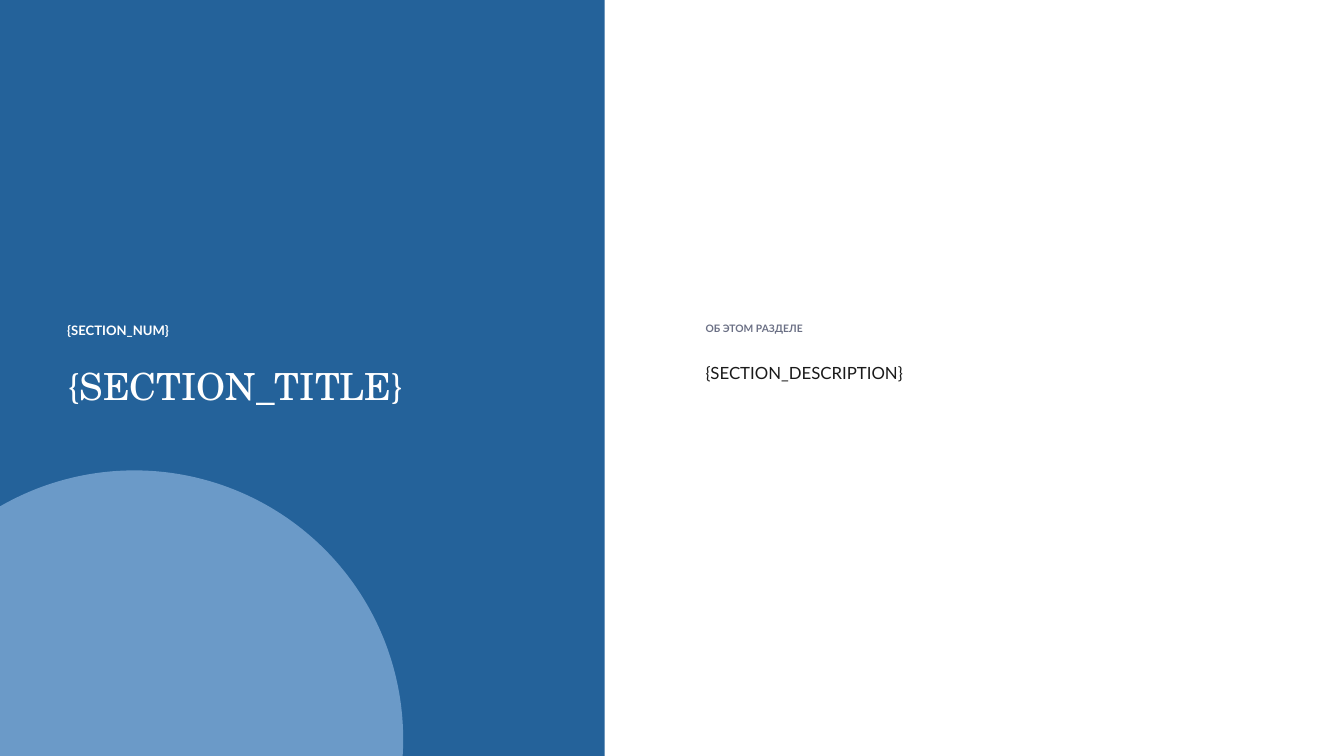
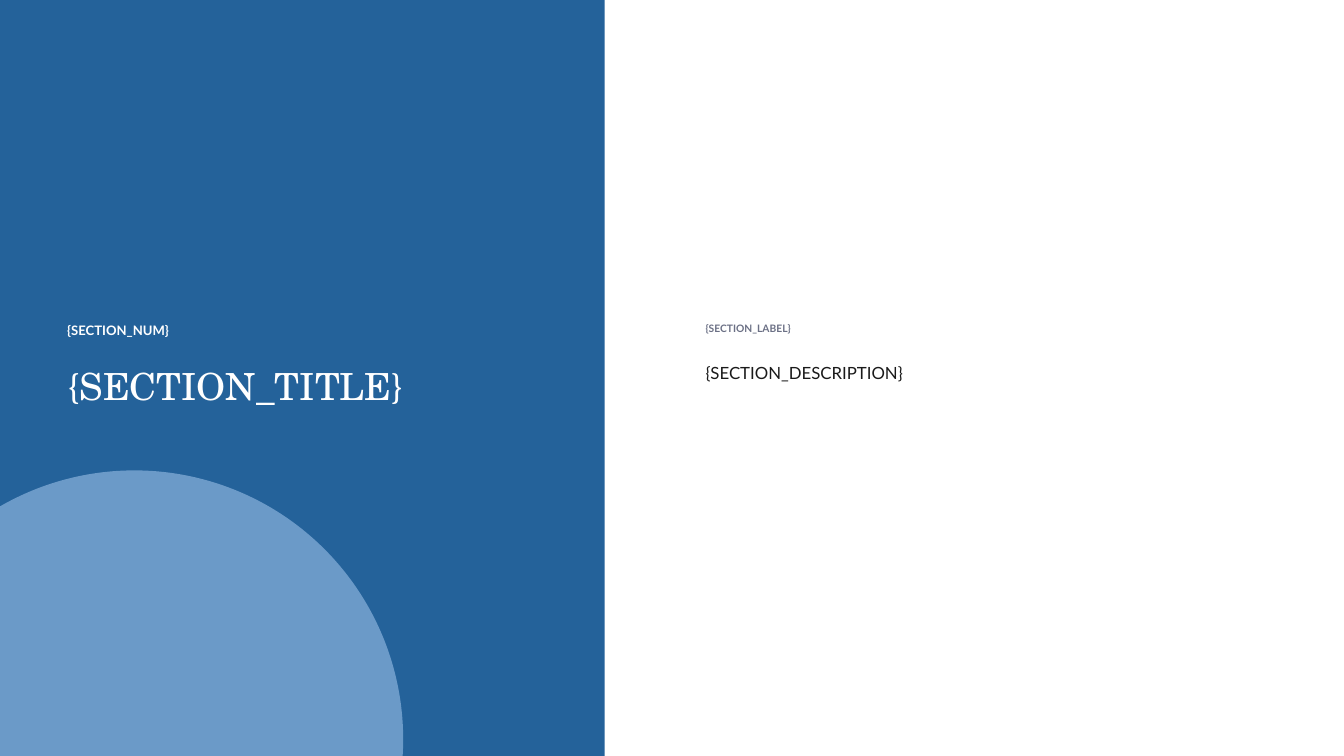
Before and after one commit to zinevichmax-dotcom/Vorobey_bot, a slide deck: slide 2 of backend/redesigner/masters/master_style_2_corporate.pptx. Drawn at 1344x756 pixels with LibreOffice and Linux fonts; fonts in the diff are those of the drawing. Boxes give left, top, right and bottom in pixels: in the first picture for what was removed or moved away, otherwise in the second. Text is boxed around its words. In the diff, an @@ line names an element or a change of style, - is before the commit and + after.

```diff
--- a/backend/redesigner/masters/master_style_2_corporate.pptx
+++ b/backend/redesigner/masters/master_style_2_corporate.pptx
@@ text at (706, 324, 791, 334): text changed @@
-ОБ ЭТОМ РАЗДЕЛЕ
+{SECTION_LABEL}
```
Also in this commit, not shown: 1 other slide changed.
